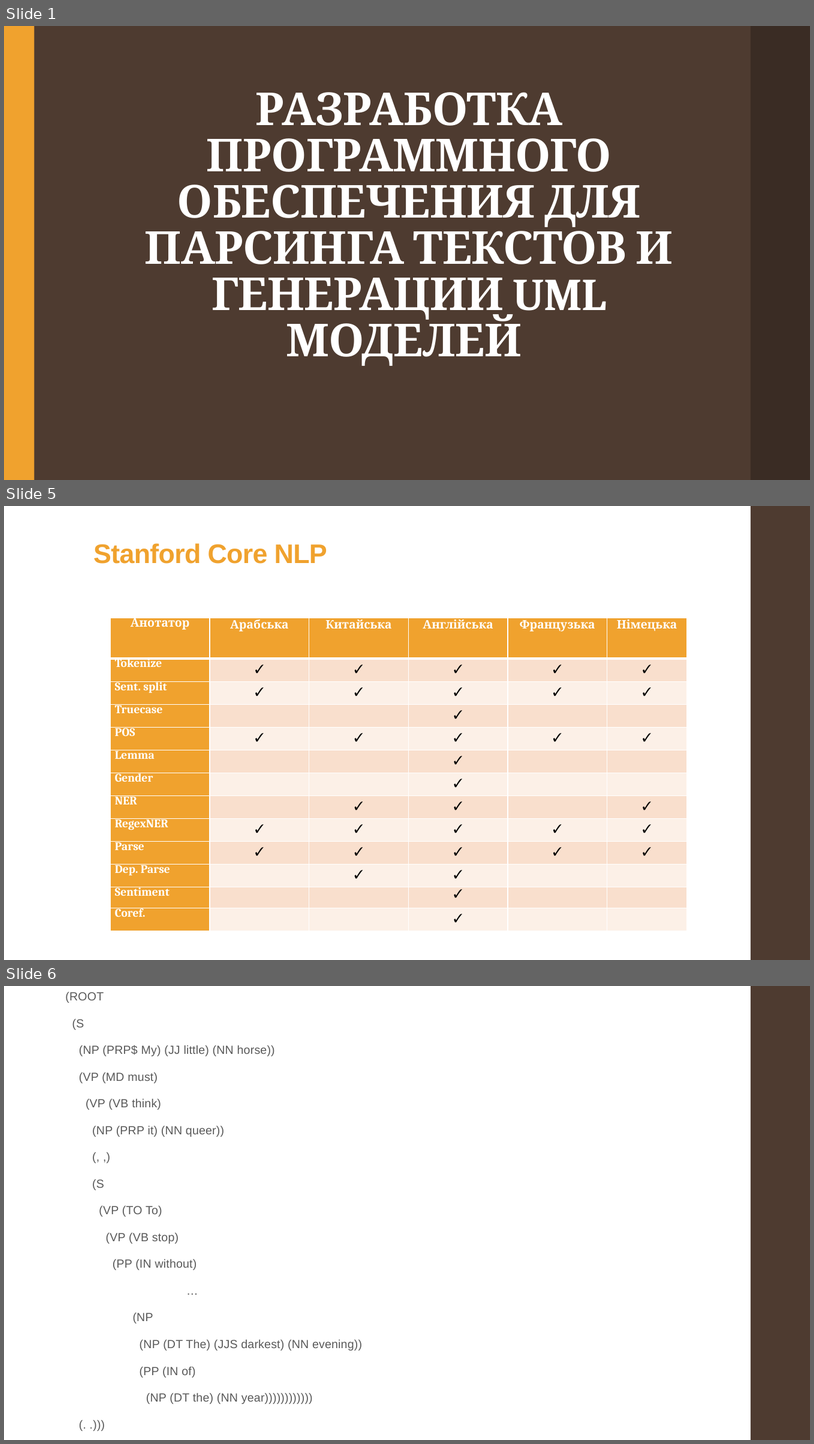
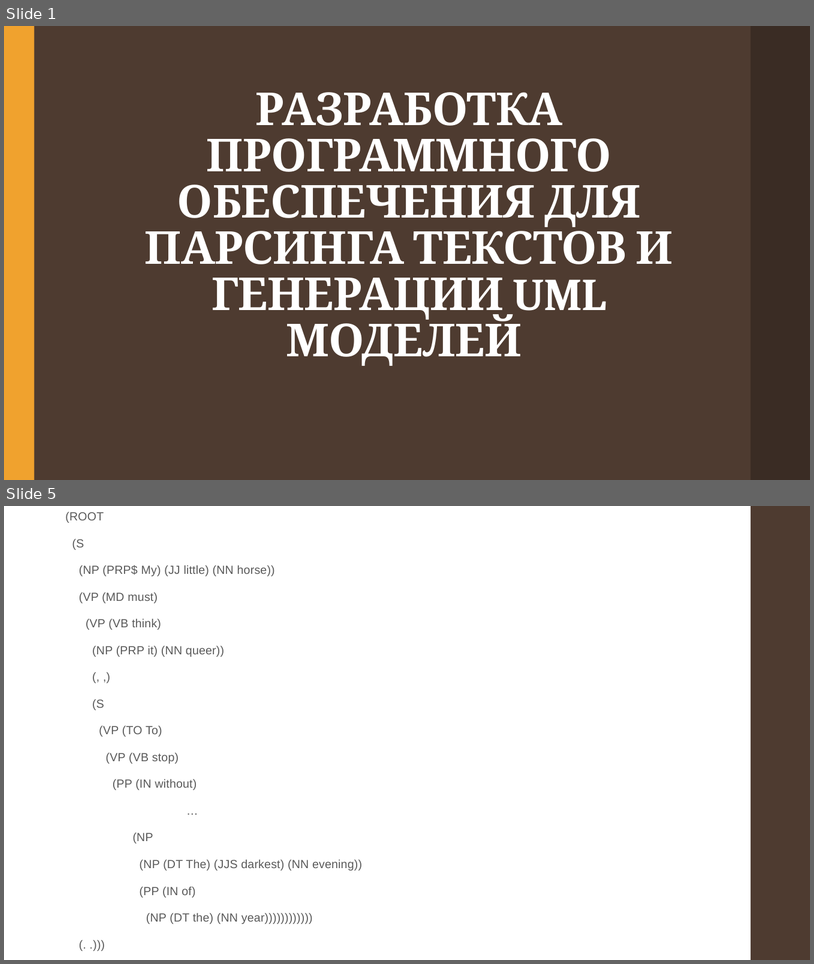
Before and after one commit to alexnodejs/onto-diploma, a slide deck: presentation/Moiseyenko_presentation.pptx. Shown one above the other, each under a label of ours: slides 1, 5 and 6 before the commit, slides 1 and 5 after it; the slides between them are not shown. The pictures are 814x1444 and 814x964 pixels, drawn with LibreOffice and Linux fonts; fonts in the diff are those of the drawing. Boxes give left, top, right and bottom in pixels: in the first picture for what was removed or moved away, otherwise in the second. Text is boxed around its words. In the diff, an @@ line names an element or a change of style, - is before the commit and + after.

```diff
--- a/presentation/Moiseyenko_presentation.pptx
+++ b/presentation/Moiseyenko_presentation.pptx
@@ slide 5 removed at (4, 506, 810, 960), background #FFFFFF; not listed: 1 template element that a slide beside it also shows @@
@@ title removed at (93, 543, 327, 564) @@
-Stanford Core NLP
@@ table removed at (110, 618, 686, 931), 13 rows, 6 columns @@
-Анотатор | Арабська | Китайська | Англійська | Французька | Німецька
-Tokenize | ✓ | ✓ | ✓ | ✓ | ✓
-Sent. split | ✓ | ✓ | ✓ | ✓ | ✓
-Truecase |  |  | ✓ |  | 
-POS | ✓ | ✓ | ✓ | ✓ | ✓
-Lemma |  |  | ✓ |  | 
-Gender |  |  | ✓ |  | 
-NER |  | ✓ | ✓ |  | ✓
-RegexNER | ✓ | ✓ | ✓ | ✓ | ✓
-Parse | ✓ | ✓ | ✓ | ✓ | ✓
-Dep. Parse |  | ✓ | ✓ |  | 
-Sentiment |  |  | ✓ |  | 
-Coref. |  |  | ✓ |  | 
@@ what was slide 6 is now slide 5 @@
```
Also in this commit, not shown: 9 slides changed, 1 slide added, 1 other slide removed, 2 other files.
